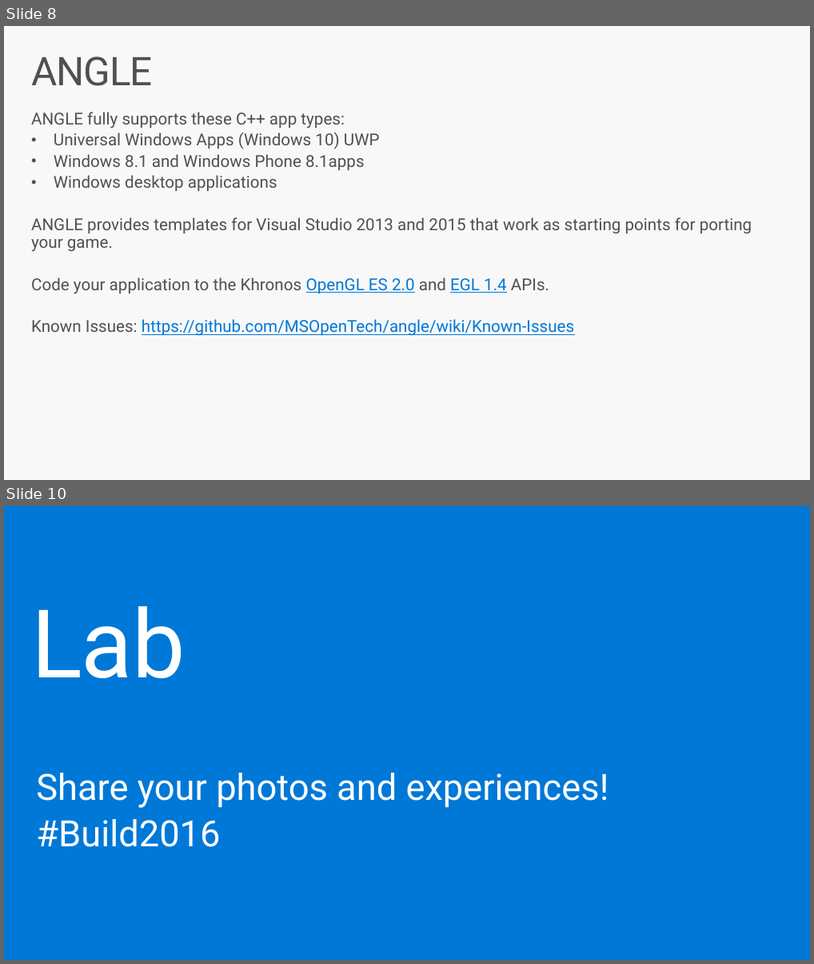
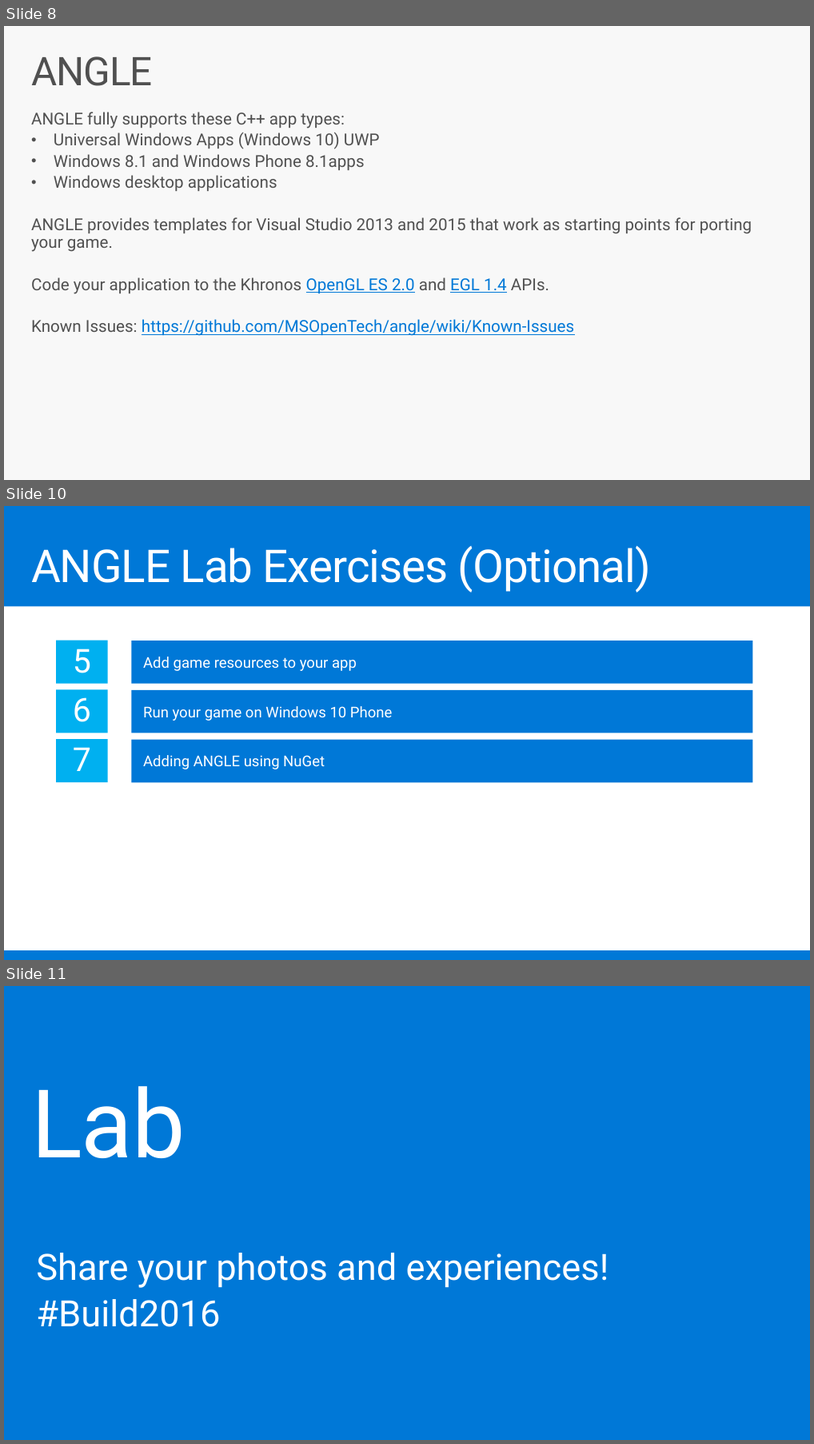
Before and after one commit to Microsoft-Build-2016/CodeLabs-GameDev-3-ANGLE, a slide deck: Presentation.pptx. Shown one above the other, each under a label of ours: slides 8 and 10 before the commit, slides 8, 10 and 11 after it; the slides between them are not shown. The pictures are 814x964 and 814x1444 pixels, drawn with LibreOffice and Linux fonts; fonts in the diff are those of the drawing. Boxes give left, top, right and bottom in pixels: in the first picture for what was removed or moved away, otherwise in the second. Text is boxed around its words. In the diff, an @@ line names an element or a change of style, - is before the commit and + after.

Commit message:
updated slides with exercises

```diff
--- a/Presentation.pptx
+++ b/Presentation.pptx
@@ slide 10 added at [4,506,810,960], background #0078D7 @@
@@ title added at [31,545,651,592], 55.1 pt, text #FFFFFF @@
+ANGLE Lab Exercises (Optional)
@@ rectangle added at [4,606,810,949], fill #FFFFFF @@
@@ rectangle added at [56,640,108,684], fill #00B0F0, 40 pt, text #FFFFFF @@
+5
@@ rectangle added at [131,640,753,684], fill #0078D7, 18 pt, text #FFFFFF @@
+Add game resources to your app
@@ rectangle added at [56,690,108,733], fill #00B0F0, 40 pt, text #FFFFFF @@
+6
@@ rectangle added at [131,690,753,732], fill #0078D7, 18 pt, text #FFFFFF @@
+Run your game on Windows 10 Phone
@@ rectangle added at [56,739,108,782], fill #00B0F0, 40 pt, text #FFFFFF @@
+7
@@ rectangle added at [131,739,753,782], fill #0078D7, 18 pt, text #FFFFFF @@
+Adding ANGLE using NuGet
@@ what was slide 10 is now slide 11 @@
```
Also in this commit, not shown: 3 slides changed, 5 other slides added.
